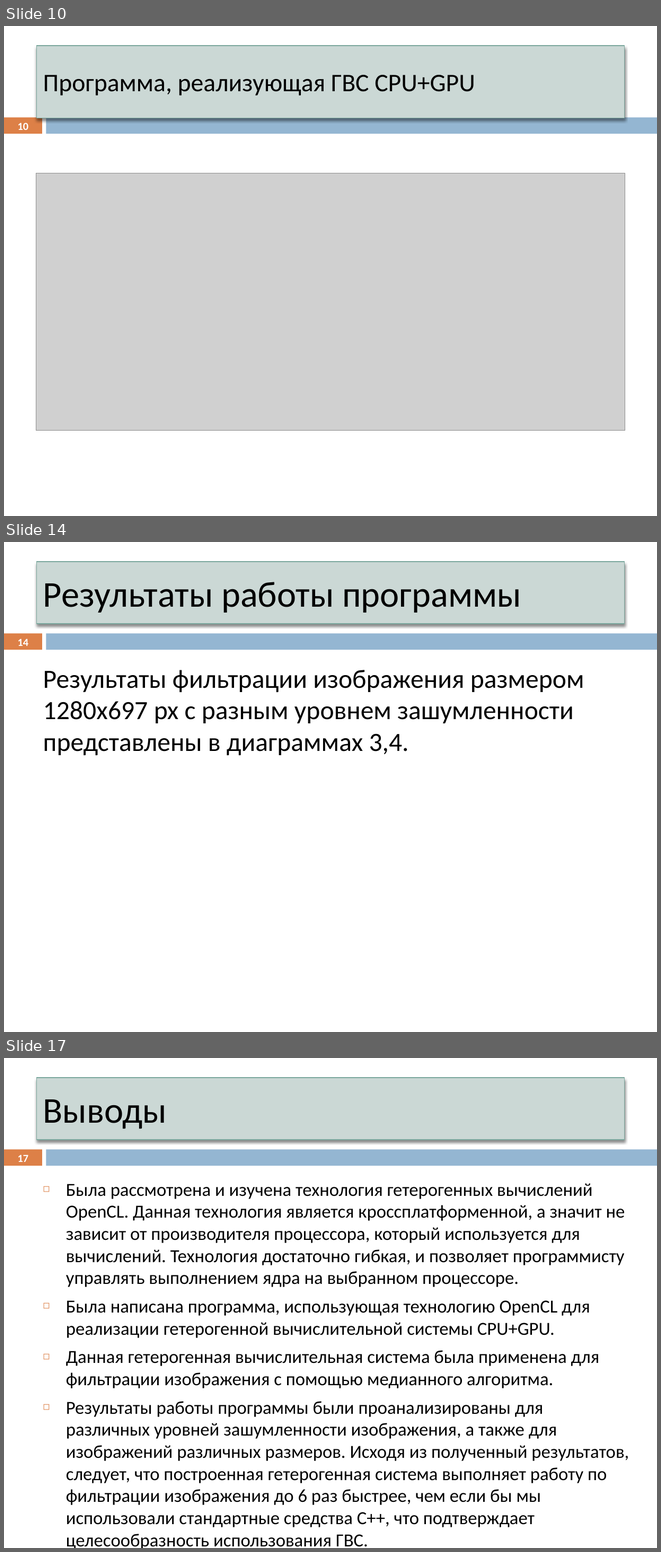
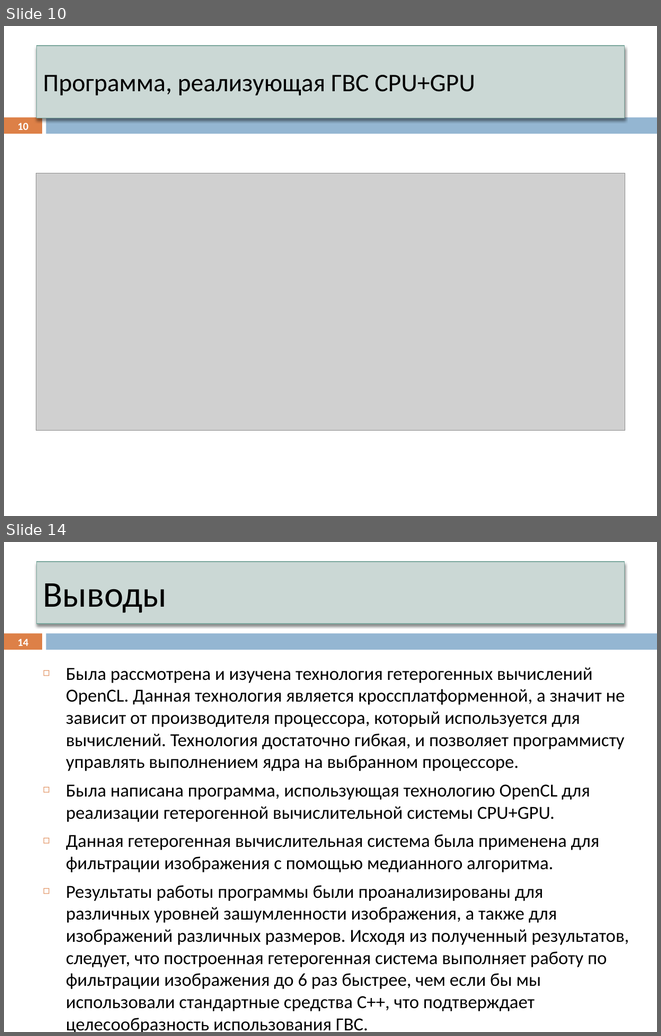
Before and after one commit to ustadenis/OpenCLImageFilter, a slide deck: Diplom/Презентация.pptx. Shown one above the other, each under a label of ours: slides 10, 14 and 17 before the commit, slides 10 and 14 after it; the slides between them are not shown. The pictures are 661x1552 and 661x1036 pixels, drawn with LibreOffice and Linux fonts; fonts in the diff are those of the drawing; grey boxes stand for pictures. Boxes give left, top, right and bottom in pixels: in the first picture for what was removed or moved away, otherwise in the second. Text is boxed around its words. In the diff, an @@ line names an element or a change of style, - is before the commit and + after.

```diff
--- a/Diplom/Презентация.pptx
+++ b/Diplom/Презентация.pptx
@@ slide 14 removed at (x1=4, y1=542, x2=657, y2=1032), background #FFFFFF; not listed: 2 template elements that a slide beside it also shows @@
@@ title removed at (x1=37, y1=562, x2=624, y2=624) @@
-Результаты работы программы
@@ page number removed at (x1=18, y1=639, x2=29, y2=646) @@
-14
@@ text removed at (x1=43, y1=670, x2=584, y2=755) @@
-Результаты фильтрации изображения размером 1280x697 px с разным уровнем зашумленности представлены в диаграммах 3,4.
@@ what was slide 17 is now slide 14 @@
@@ page number at (x1=18, y1=639, x2=29, y2=646): text changed @@
-17
+14
```
Also in this commit, not shown: 4 slides changed, 2 other slides removed, 1 other file.
